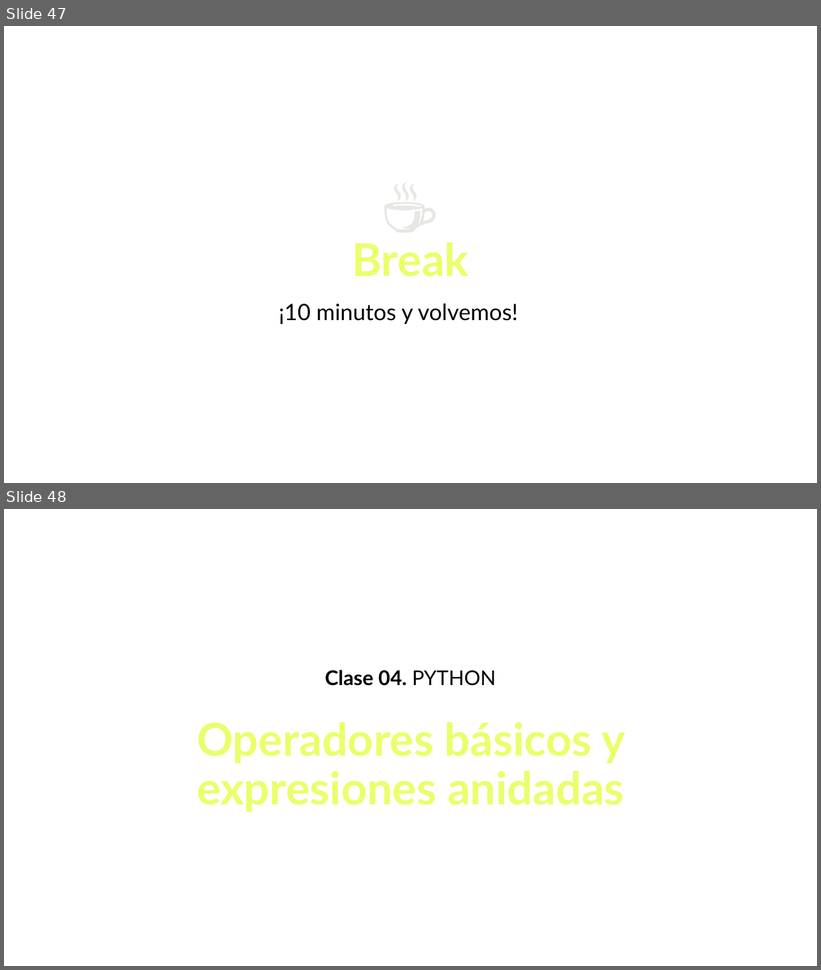
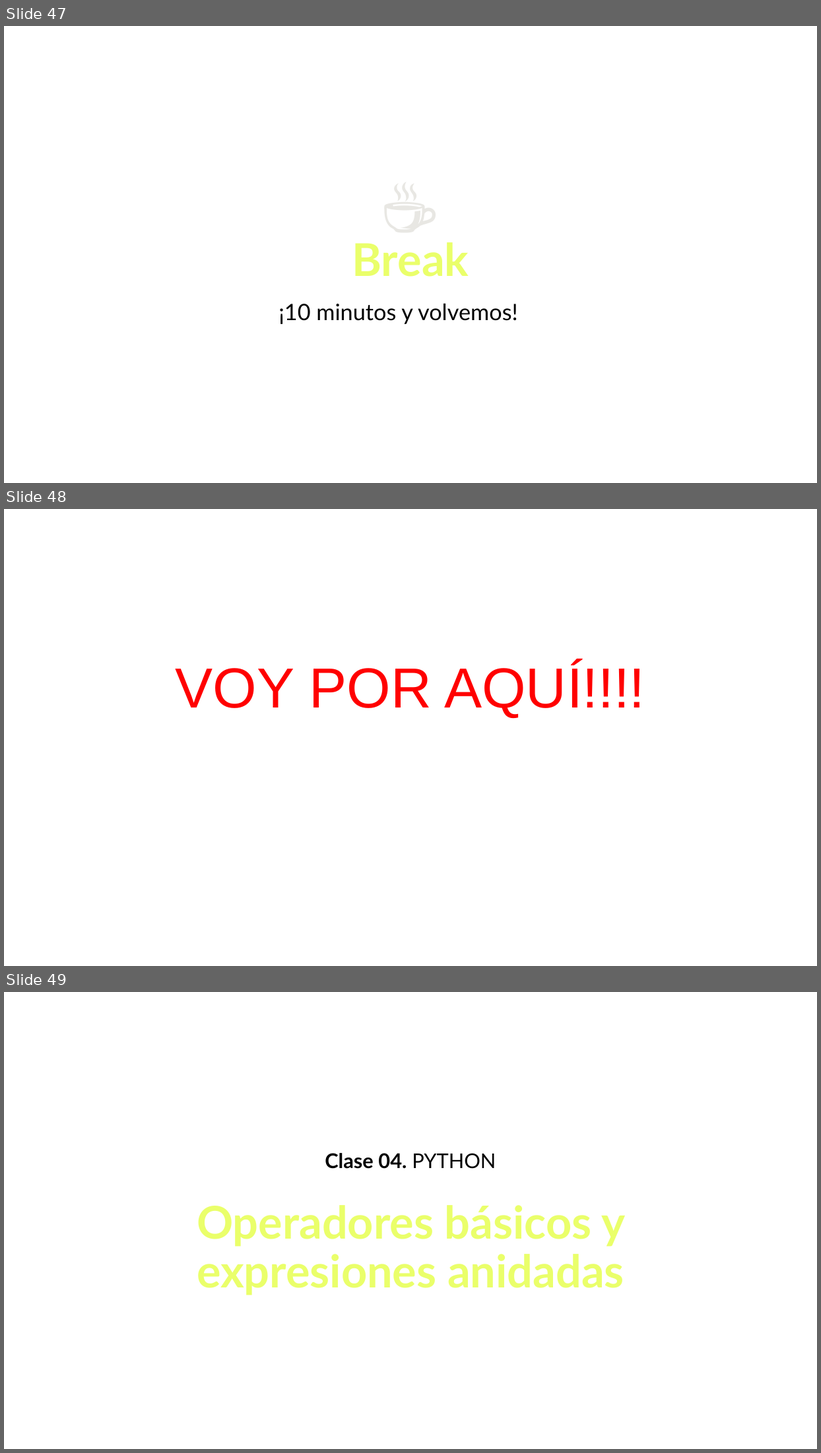
Before and after one commit to dfbustosus/Bootcamp-DS-2023-II, a slide deck: Clase 4 -12 Jul 2023/Clase 4. Lista+tuplas+operadores.pptx. Shown one above the other, each under a label of ours: slides 47 and 48 before the commit, slides 47, 48 and 49 after it. The pictures are 821x970 and 821x1453 pixels, drawn with LibreOffice and Linux fonts; fonts in the diff are those of the drawing. Boxes give left, top, right and bottom in pixels: in the first picture for what was removed or moved away, otherwise in the second. Text is boxed around its words. In the diff, an @@ line names an element or a change of style, - is before the commit and + after.

```diff
--- a/Clase 4 -12 Jul 2023/Clase 4. Lista+tuplas+operadores.pptx
+++ b/Clase 4 -12 Jul 2023/Clase 4. Lista+tuplas+operadores.pptx
@@ slide 48 added at (4, 509, 817, 966), background #FFFFFF @@
@@ text added at (176, 663, 646, 718), 50 pt, text #FF0000 @@
+VOY POR AQUÍ!!!!
@@ what was slide 48 is now slide 49 @@
```
Also in this commit, not shown: 2 other files.
